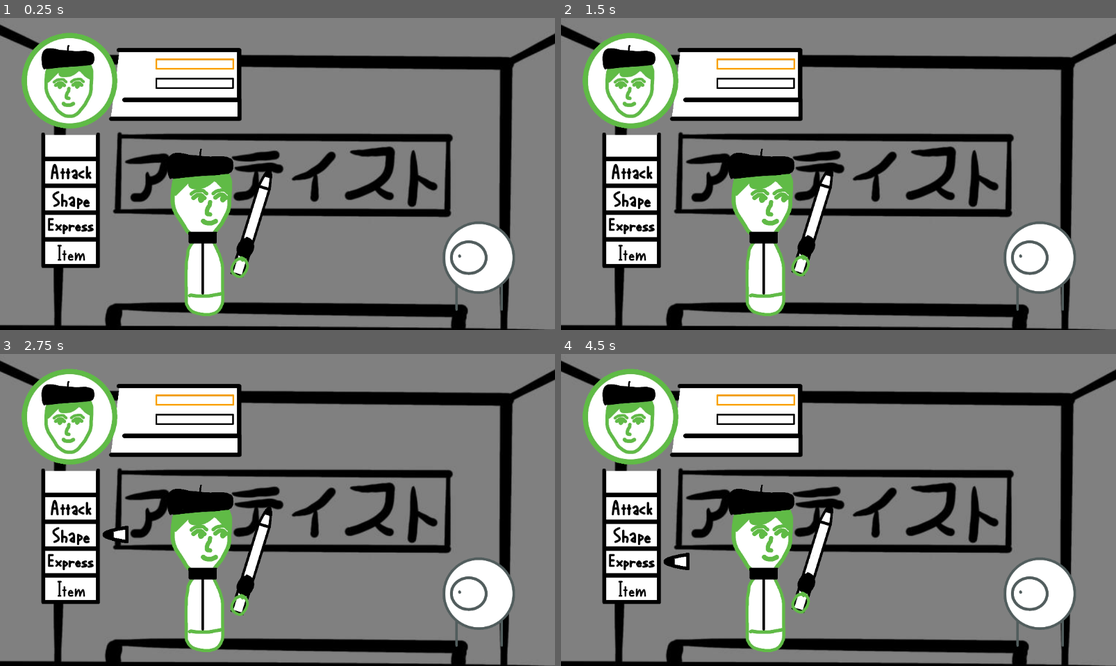
Above: before the commit, frames 1-4 (two rows, left to right).
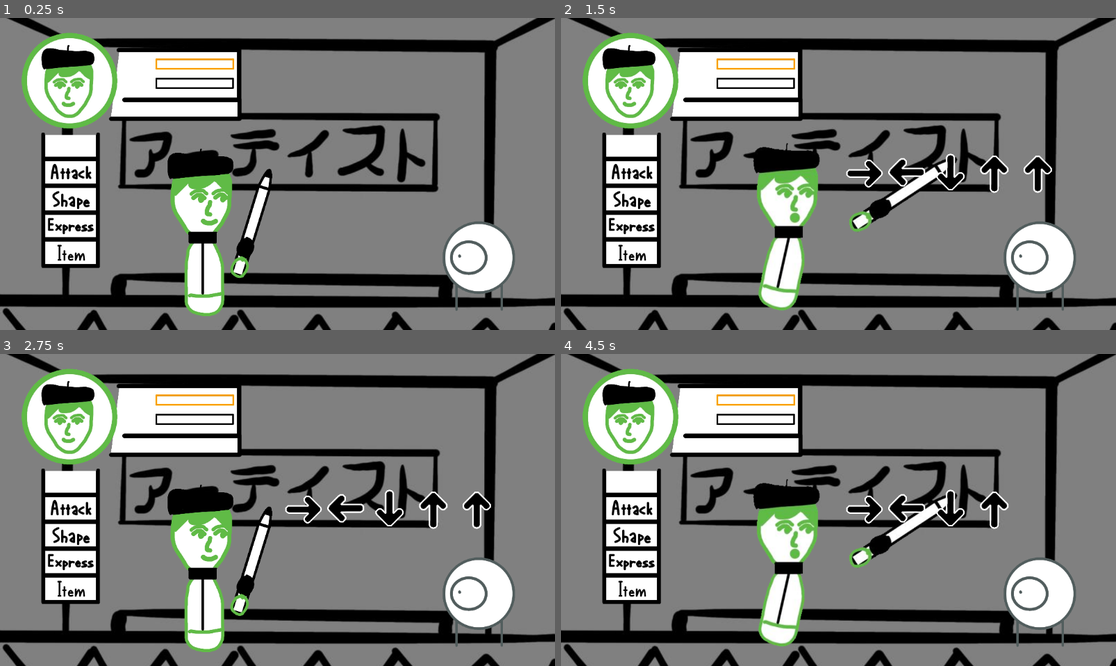
Above: after the commit, the same moments.

Repository: Stevnmc32/penblade-rush-godot
Game: Godot game, scene res://scenes/game.tscn
Two runs of this game, one before a commit and one after it. Both use one fixed random seed, a clock stepped at 60 frames per second and the inputs below.
Inputs (mouse positions are in pixels of both pictures, inside the frame that each line leads up to):
- Up to frame 1 (0.25 s): no input
- Up to frame 2 (1.5 s): click (882, 174) at 0.52 s; move the mouse to (960, 158) at 1.27 s; hold Right (right, bound only after the commit) from 1.28 s (still down)
- Up to frame 3 (2.75 s): move the mouse to (166, 525) at 2.02 s; release Right (right, bound only after the commit) at 2.03 s; hold Down (down, bound only after the commit) from 2.03 s (still down)
- Up to frame 4 (4.5 s): move the mouse to (894, 441) at 2.77 s; release Down (down, bound only after the commit) at 2.78 s; hold Right (right, bound only after the commit) 2.78-3.53 s; move the mouse to (810, 572) at 3.52 s; hold Up (up, bound only after the commit) 3.53-4.28 s; move the mouse to (1005, 556) at 4.27 s; hold Left (left, bound only after the commit) from 4.28 s (still down)

The runs differ from the first frame. In frame 1, 25% of the frame differs, in the area x 0-100%, y 0-100%; in frame 2, 31%; in frame 3, 26%; in frame 4, 31%.

Commit message:
added attacking

Diff:
--- a/project.godot
+++ b/project.godot
@@ -15,6 +15,33 @@
 config/features=PackedStringArray("4.1", "GL Compatibility")
 config/icon="res://assets/icon.svg"
 
+[input]
+
+left={
+"deadzone": 0.5,
+"events": [Object(InputEventKey,"resource_local_to_scene":false,"resource_name":"","device":0,"window_id":0,"alt_pressed":false,"shift_pressed":false,"ctrl_pressed":false,"meta_pressed":false,"pressed":false,"keycode":0,"physical_keycode":4194319,"key_label":0,"unicode":0,"echo":false,"script":null)
+, Object(InputEventKey,"resource_local_to_scene":false,"resource_name":"","device":-1,"window_id":0,"alt_pressed":false,"shift_pressed":false,"ctrl_pressed":false,"meta_pressed":false,"pressed":false,"keycode":0,"physical_keycode":65,"key_label":0,"unicode":97,"echo":false,"script":null)
+]
+}
+right={
+"deadzone": 0.5,
+"events": [Object(InputEventKey,"resource_local_to_scene":false,"resource_name":"","device":-1,"window_id":0,"alt_pressed":false,"shift_pressed":false,"ctrl_pressed":false,"meta_pressed":false,"pressed":false,"keycode":0,"physical_keycode":4194321,"key_label":0,"unicode":0,"echo":false,"script":null)
+, Object(InputEventKey,"resource_local_to_scene":false,"resource_name":"","device":-1,"window_id":0,"alt_pressed":false,"shift_pressed":false,"ctrl_pressed":false,"meta_pressed":false,"pressed":false,"keycode":0,"physical_keycode":68,"key_label":0,"unicode":100,"echo":false,"script":null)
+]
+}
+up={
+"deadzone": 0.5,
+"events": [Object(InputEventKey,"resource_local_to_scene":false,"resource_name":"","device":-1,"window_id":0,"alt_pressed":false,"shift_pressed":false,"ctrl_pressed":false,"meta_pressed":false,"pressed":false,"keycode":0,"physical_keycode":4194320,"key_label":0,"unicode":0,"echo":false,"script":null)
+, Object(InputEventKey,"resource_local_to_scene":false,"resource_name":"","device":-1,"window_id":0,"alt_pressed":false,"shift_pressed":false,"ctrl_pressed":false,"meta_pressed":false,"pressed":false,"keycode":0,"physical_keycode":87,"key_label":0,"unicode":119,"echo":false,"script":null)
+]
+}
+down={
+"deadzone": 0.5,
+"events": [Object(InputEventKey,"resource_local_to_scene":false,"resource_name":"","device":-1,"window_id":0,"alt_pressed":false,"shift_pressed":false,"ctrl_pressed":false,"meta_pressed":false,"pressed":false,"keycode":0,"physical_keycode":4194322,"key_label":0,"unicode":0,"echo":false,"script":null)
+, Object(InputEventKey,"resource_local_to_scene":false,"resource_name":"","device":-1,"window_id":0,"alt_pressed":false,"shift_pressed":false,"ctrl_pressed":false,"meta_pressed":false,"pressed":false,"keycode":0,"physical_keycode":83,"key_label":0,"unicode":115,"echo":false,"script":null)
+]
+}
+
 [rendering]
 
 renderer/rendering_method="gl_compatibility"
--- /dev/null
+++ b/scenes/arrow.gdshader
@@ -0,0 +1,62 @@
+shader_type canvas_item;
+
+uniform vec4 color = vec4(1.0);
+uniform float width : hint_range(0, 10) = 3.0;
+uniform int pattern : hint_range(0, 2) = 1; // diamond, circle, square
+uniform bool inside = false;
+uniform bool add_margins = true; // only useful when inside is false
+
+void vertex() {
+	if (add_margins) {
+		VERTEX += (UV * 2.0 - 1.0) * width;
+	}
+}
+
+bool hasContraryNeighbour(vec2 uv, vec2 texture_pixel_size, sampler2D texture) {
+	for (float i = -ceil(width); i <= ceil(width); i++) {
+		float x = abs(i) > width ? width * sign(i) : i;
+		float offset;
+
+		if (pattern == 0) {
+			offset = width - abs(x);
+		} else if (pattern == 1) {
+			offset = floor(sqrt(pow(width + 0.5, 2) - x * x));
+		} else if (pattern == 2) {
+			offset = width;
+		}
+
+		for (float j = -ceil(offset); j <= ceil(offset); j++) {
+			float y = abs(j) > offset ? offset * sign(j) : j;
+			vec2 xy = uv + texture_pixel_size * vec2(x, y);
+
+			if ((xy != clamp(xy, vec2(0.0), vec2(1.0)) || texture(texture, xy).a == 0.0) == inside) {
+				return true;
+			}
+		}
+	}
+
+	return false;
+}
+
+void fragment() {
+	vec2 uv = UV;
+
+	if (add_margins) {
+		vec2 texture_pixel_size = vec2(1.0) / (vec2(1.0) / TEXTURE_PIXEL_SIZE + vec2(width * 2.0));
+
+		uv = (uv - texture_pixel_size * width) * TEXTURE_PIXEL_SIZE / texture_pixel_size;
+
+		if (uv != clamp(uv, vec2(0.0), vec2(1.0))) {
+			COLOR.a = 0.0;
+		} else {
+			COLOR = texture(TEXTURE, uv);
+		}
+	} else {
+		COLOR = texture(TEXTURE, uv);
+	}
+
+	if ((COLOR.a > 0.0) == inside && hasContraryNeighbour(uv, TEXTURE_PIXEL_SIZE, TEXTURE)) {
+		COLOR.rgb = inside ? mix(COLOR.rgb, color.rgb, color.a) : color.rgb;
+		COLOR.a += (1.0 - COLOR.a) * color.a;
+	}
+}
--- /dev/null
+++ b/scenes/arrow.tscn
@@ -0,0 +1,20 @@
+[gd_scene load_steps=5 format=3 uid="uid://bqahag113tn7g"]
+
+[ext_resource type="Script" path="res://scripts/arrow.gd" id="1_akla0"]
+[ext_resource type="Shader" path="res://shaders/arrow.gdshader" id="2_y7j54"]
+[ext_resource type="Texture2D" uid="uid://fdycoqndofk" path="res://assets/arrows/arrow_down.png" id="3_ymtfo"]
+
+[sub_resource type="ShaderMaterial" id="ShaderMaterial_as8og"]
+shader = ExtResource("2_y7j54")
+shader_parameter/color = Vector4(1, 1, 1, 1)
+shader_parameter/width = 3.0
+shader_parameter/pattern = 1
+shader_parameter/inside = false
+shader_parameter/add_margins = true
+
+[node name="arrow" type="Node2D"]
+script = ExtResource("1_akla0")
+
+[node name="Sprite" type="Sprite2D" parent="."]
+material = SubResource("ShaderMaterial_as8og")
+texture = ExtResource("3_ymtfo")
--- a/scenes/game.tscn
+++ b/scenes/game.tscn
@@ -1,19 +1,54 @@
-[gd_scene load_steps=13 format=3 uid="uid://dbc6s46t5s7jc"]
+[gd_scene load_steps=20 format=3 uid="uid://dj01h0emx8i73"]
 
 [ext_resource type="Script" path="res://scripts/game.gd" id="1_54umc"]
 [ext_resource type="Script" path="res://scripts/button_group.gd" id="2_c75mj"]
+[ext_resource type="Texture2D" uid="uid://ciw84ivpo2a04" path="res://assets/PenBladeRushBG.jpg" id="2_g1wyx"]
 [ext_resource type="PackedScene" uid="uid://c6hj6gf5uimwo" path="res://scenes/hover_button.tscn" id="3_emc6y"]
 [ext_resource type="Texture2D" uid="uid://cb7mx3433p5t" path="res://assets/concept.png" id="4_m2sjq"]
 [ext_resource type="Texture2D" uid="uid://bu0nhvi6pwftg" path="res://assets/menu.png" id="5_djm6w"]
-[ext_resource type="Texture2D" uid="uid://ciw84ivpo2a04" path="res://assets/the_artist/PenBladeRushBG.jpg" id="5_yv7rr"]
 [ext_resource type="Texture2D" uid="uid://0gvva8pybsi8" path="res://assets/the_artist_headshot.png" id="6_jx2ic"]
 [ext_resource type="Texture2D" uid="uid://bwuulqvkevcle" path="res://assets/bars.png" id="7_clybc"]
+[ext_resource type="Texture2D" uid="uid://h14ndflpkh70" path="res://assets/GeoMinion.png" id="8_urpxv"]
 [ext_resource type="Texture2D" uid="uid://bhw23jyfpoef" path="res://assets/the_artist/AplzImageNoPen.png" id="9_20rfy"]
+[ext_resource type="Texture2D" uid="uid://cc1pqhc5a6dts" path="res://assets/the_artist/attack/artist_attack_1.png" id="9_f5vns"]
 [ext_resource type="Texture2D" uid="uid://umis7sxqrin6" path="res://assets/the_artist/PenBlade.png" id="10_cnpga"]
-[ext_resource type="Texture2D" uid="uid://h14ndflpkh70" path="res://assets/the_artist/GeoMinion.png" id="11_v67t8"]
+[ext_resource type="Texture2D" uid="uid://dtug1bnstu0gg" path="res://assets/the_artist/attack/artist_attack_2.png" id="10_w0j8e"]
+[ext_resource type="Texture2D" uid="uid://dpo17bpcdxqk7" path="res://assets/the_artist/attack/artist_attack_3.png" id="11_m8mkl"]
+[ext_resource type="Texture2D" uid="uid://djfvse7d52e3k" path="res://assets/the_artist/attack/artist_attack_4.png" id="12_e4ti7"]
+[ext_resource type="Texture2D" uid="uid://c6msdfl8rt66j" path="res://assets/the_artist/attack/artist_attack_5.png" id="13_u13l1"]
+[ext_resource type="Texture2D" uid="uid://c1cerffeah8fa" path="res://assets/the_artist/attack/artist_attack_6.png" id="14_op4dd"]
 
 [sub_resource type="CanvasItemMaterial" id="CanvasItemMaterial_uyi53"]
 blend_mode = 3
+
+[sub_resource type="SpriteFrames" id="SpriteFrames_gr7pp"]
+animations = [{
+"frames": [{
+"duration": 1.0,
+"texture": ExtResource("9_f5vns")
+}, {
+"duration": 1.0,
+"texture": ExtResource("10_w0j8e")
+}, {
+"duration": 1.0,
+"texture": ExtResource("11_m8mkl")
+}, {
+"duration": 1.0,
+"texture": ExtResource("12_e4ti7")
+}, {
+"duration": 1.0,
+"texture": ExtResource("13_u13l1")
+}, {
+"duration": 1.0,
+"texture": ExtResource("14_op4dd")
+}, {
+"duration": 1.0,
+"texture": ExtResource("14_op4dd")
+}],
+"loop": false,
+"name": &"attack",
+"speed": 20.0
+}]
 
 [node name="game" type="Node2D"]
 script = ExtResource("1_54umc")
@@ -23,9 +58,8 @@
 [node name="Static_Sprites" type="Node2D" parent="."]
 
 [node name="PenBladeRushBg" type="Sprite2D" parent="Static_Sprites"]
-position = Vector2(8, 50)
-scale = Vector2(1.52038, 1.52038)
-texture = ExtResource("5_yv7rr")
+scale = Vector2(1.44038, 1.44038)
+texture = ExtResource("2_g1wyx")
 
 [node name="Concept" type="Sprite2D" parent="Static_Sprites"]
 visible = false
@@ -57,16 +91,23 @@
 [node name="GeoMinion" type="Sprite2D" parent="Static_Sprites"]
 position = Vector2(416, 188)
 scale = Vector2(0.524847, 0.524847)
-texture = ExtResource("11_v67t8")
+texture = ExtResource("8_urpxv")
+
+[node name="Artist_Anim" type="AnimatedSprite2D" parent="."]
+visible = false
+position = Vector2(38, 75)
+scale = Vector2(1.12, 1.12)
+sprite_frames = SubResource("SpriteFrames_gr7pp")
+animation = &"attack"
+
+[node name="Menu" type="Sprite2D" parent="."]
+position = Vector2(-429, 54)
+scale = Vector2(0.497059, 0.497059)
+texture = ExtResource("5_djm6w")
 
 [node name="Artist_Attacks" type="Node2D" parent="."]
-position = Vector2(-493, -36)
+position = Vector2(-491, -36)
 script = ExtResource("2_c75mj")
-
-[node name="Menu" type="Sprite2D" parent="Artist_Attacks"]
-position = Vector2(64, 90)
-scale = Vector2(0.497059, 0.497059)
-texture = ExtResource("5_djm6w")
 
 [node name="Attack" parent="Artist_Attacks" instance=ExtResource("3_emc6y")]
 position = Vector2(0, 36)
@@ -79,3 +120,9 @@
 
 [node name="Item" parent="Artist_Attacks" instance=ExtResource("3_emc6y")]
 position = Vector2(0, 201)
+
+[node name="Arrows" type="Node2D" parent="."]
+position = Vector2(278, -2)
+
+[connection signal="animation_finished" from="Artist_Anim" to="." method="_on_artist_anim_animation_finished"]
+[connection signal="button_pressed" from="Artist_Attacks/Attack" to="." method="_on_attack_button_pressed"]
--- a/scenes/hover_button.tscn
+++ b/scenes/hover_button.tscn
@@ -38,6 +38,6 @@
 scale = Vector2(0.0854752, 0.0854752)
 texture = ExtResource("2_k1ybx")
 
-[connection signal="mouse_entered" from="Button" to="." method="_on_button_2_mouse_entered"]
-[connection signal="mouse_exited" from="Button" to="." method="_on_button_2_mouse_exited"]
+[connection signal="mouse_entered" from="Button" to="." method="_on_button_mouse_entered"]
+[connection signal="mouse_exited" from="Button" to="." method="_on_button_mouse_exited"]
 [connection signal="pressed" from="Button" to="." method="_on_button_2_pressed"]
--- /dev/null
+++ b/scripts/arrow.gd
@@ -0,0 +1,22 @@
+extends Node2D
+
+var sprite=0;
+var sprite_dict={
+	0:"arrow_left.png",
+	1:"arrow_right.png",
+	2:"arrow_up.png",
+	3:"arrow_down.png",
+}
+
+# Called when the node enters the scene tree for the first time.
+func _ready():
+	pass # Replace with function body.
+
+
+# Called every frame. 'delta' is the elapsed time since the previous frame.
+func _process(delta):
+	pass
+
+func change_sprite(s):
+	$Sprite.set_texture(ImageTexture.create_from_image(Image.load_from_file("res://assets/arrows/"+sprite_dict.get(s))))
+	sprite=s
--- a/scripts/game.gd
+++ b/scripts/game.gd
@@ -2,12 +2,74 @@
 
 var timer=0.0;
 
+var cooldown_timer=0.0;
+
+@onready var arrow_obj = preload("res://scenes/arrow.tscn")
+
+var arrow_children = []
+
+var dir_pressed = [false, false , false, false]
 # Called when the node enters the scene tree for the first time.
+var attack_mode = false
+
+const max_arrows = 5
+
+var num_arrows = 5
+
 func _ready():
 	pass; # Replace with function body.
 
 # Called every frame. 'delta' is the elapsed time since the previous frame.
 func _process(delta):
+	dir_pressed=[Input.is_action_just_pressed("left"),Input.is_action_just_pressed("right"),Input.is_action_just_pressed("up"),Input.is_action_just_pressed("down")]
+	if(dir_pressed.any(func(n): return n) and attack_mode and cooldown_timer<0):
+		dir_attack()
+	if(attack_mode and $Arrows.get_child_count()==0):
+		attack_mode=false;
+		$Artist_Attacks.enable_all()
+	cooldown_timer-=delta;
 	timer+=delta;
 	$Static_Sprites/PenBlade.translate(Vector2(0,sin(timer*4)/2));
 	pass;
+
+
+func _on_attack_button_pressed():
+	gen_arrows(max_arrows)
+	num_arrows=max_arrows
+	$Artist_Attacks.disable_all()
+	attack_mode=true
+	pass
+
+func gen_arrows(num):
+	for i in num:
+		$Arrows.add_child(arrow_obj.instantiate())
+		arrow_children.push_back($Arrows.get_children()[i])
+		if num > 1:
+			arrow_children[i].translate(Vector2(-(num*45)+i*90,0))
+			arrow_children[i].change_sprite(randi_range(0,3))
+
+
+func dir_attack():
+	play_anim()
+	print(dir_pressed.find(true))
+	cooldown_timer=0.35
+	if(arrow_children.back().sprite==dir_pressed.find(true)):
+		arrow_children.back().queue_free()
+		arrow_children.pop_back()
+	pass
+
+func play_anim():
+	$Static_Sprites/The_Artist.hide();
+	$Static_Sprites/PenBlade.hide();
+	$Artist_Anim.show();
+	$Artist_Anim.play();
+	pass # Replace with function body.
+
+
+func _on_artist_anim_animation_finished():
+	$Artist_Anim.stop();
+	$Artist_Anim.hide();
+	$Static_Sprites/The_Artist.show();
+	$Static_Sprites/PenBlade.show();
+
+	pass # Replace with function body.
--- a/scripts/hover_button.gd
+++ b/scripts/hover_button.gd
@@ -2,28 +2,23 @@
 
 var is_disabled = false
 signal button_pressed
-# Called when the node enters the scene tree for the first time.
+# Called when the node enters the scene tree for the first time.űű
+
+var should_show=false
+var show_status_changed=false
+
 func _ready():
-
 	return;
 
 
 # Called every frame. 'delta' is the elapsed time since the previous frame.
 func _process(delta):
-	return;
-
-
-func _on_button_2_mouse_entered():
-	if is_disabled:
-		return;
-	$Sprite.show();
-	return;
-
-
-func _on_button_2_mouse_exited():
-	if is_disabled:
-		return;
-	$Sprite.hide();
+	if !is_disabled and show_status_changed:
+		if should_show:
+			$Sprite.show()
+		else:
+			$Sprite.hide()
+		show_status_changed=false
 	return;
 
 
@@ -35,6 +30,8 @@
 	is_disabled=false;
 	$Button.disabled=false;
 	$Button.mouse_default_cursor_shape=Button.CURSOR_POINTING_HAND;
+	if should_show:
+		$Sprite.show();
 	return;
 
 func disable():
@@ -43,3 +40,16 @@
 	$Button.mouse_default_cursor_shape=Button.CURSOR_ARROW;
 	$Sprite.hide();
 	return;
+
+
+
+func _on_button_mouse_entered():
+	should_show=true
+	show_status_changed=true
+	return;
+
+
+func _on_button_mouse_exited():
+	should_show=false
+	show_status_changed=true
+	return;
--- /dev/null
+++ b/shaders/arrow.gdshader
@@ -0,0 +1,62 @@
+shader_type canvas_item;
+
+uniform vec4 color = vec4(1.0);
+uniform float width : hint_range(0, 10) = 3.0;
+uniform int pattern : hint_range(0, 2) = 1; // diamond, circle, square
+uniform bool inside = false;
+uniform bool add_margins = true; // only useful when inside is false
+
+void vertex() {
+	if (add_margins) {
+		VERTEX += (UV * 2.0 - 1.0) * width;
+	}
+}
+
+bool hasContraryNeighbour(vec2 uv, vec2 texture_pixel_size, sampler2D texture) {
+	for (float i = -ceil(width); i <= ceil(width); i++) {
+		float x = abs(i) > width ? width * sign(i) : i;
+		float offset;
+
+		if (pattern == 0) {
+			offset = width - abs(x);
+		} else if (pattern == 1) {
+			offset = floor(sqrt(pow(width + 0.5, 2) - x * x));
+		} else if (pattern == 2) {
+			offset = width;
+		}
+
+		for (float j = -ceil(offset); j <= ceil(offset); j++) {
+			float y = abs(j) > offset ? offset * sign(j) : j;
+			vec2 xy = uv + texture_pixel_size * vec2(x, y);
+
+			if ((xy != clamp(xy, vec2(0.0), vec2(1.0)) || texture(texture, xy).a == 0.0) == inside) {
+				return true;
+			}
+		}
+	}
+
+	return false;
+}
+
+void fragment() {
+	vec2 uv = UV;
+
+	if (add_margins) {
+		vec2 texture_pixel_size = vec2(1.0) / (vec2(1.0) / TEXTURE_PIXEL_SIZE + vec2(width * 2.0));
+
+		uv = (uv - texture_pixel_size * width) * TEXTURE_PIXEL_SIZE / texture_pixel_size;
+
+		if (uv != clamp(uv, vec2(0.0), vec2(1.0))) {
+			COLOR.a = 0.0;
+		} else {
+			COLOR = texture(TEXTURE, uv);
+		}
+	} else {
+		COLOR = texture(TEXTURE, uv);
+	}
+
+	if ((COLOR.a > 0.0) == inside && hasContraryNeighbour(uv, TEXTURE_PIXEL_SIZE, TEXTURE)) {
+		COLOR.rgb = inside ? mix(COLOR.rgb, color.rgb, color.a) : color.rgb;
+		COLOR.a += (1.0 - COLOR.a) * color.a;
+	}
+}
Renamed: assets/the_artist/GeoMinion.png -> assets/GeoMinion.png
Not shown, changed: assets/GeoMinion.png.import
Renamed: assets/the_artist/PenBladeRushBG.jpg -> assets/PenBladeRushBG.jpg
Not shown, changed: assets/PenBladeRushBG.jpg.import
Binary file added: assets/arrows/arrow_down.png
Not shown, changed: assets/arrows/arrow_down.png.import
Binary file added: assets/arrows/arrow_left.png
Not shown, added: assets/arrows/arrow_left.png.import
Binary file added: assets/arrows/arrow_right.png
Not shown, changed: assets/arrows/arrow_right.png.import
Binary file added: assets/arrows/arrow_up.png
Not shown, added: assets/arrows/arrow_up.png.import
(and 16 more such lines)
